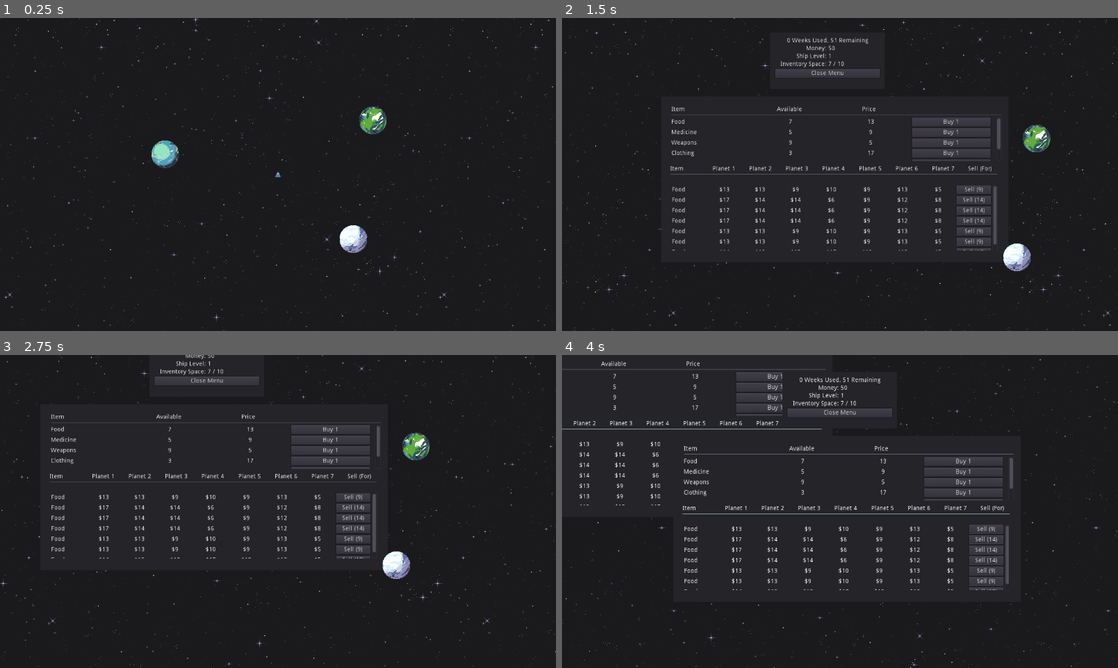
Above: before the commit, frames 1-4 (two rows, left to right).
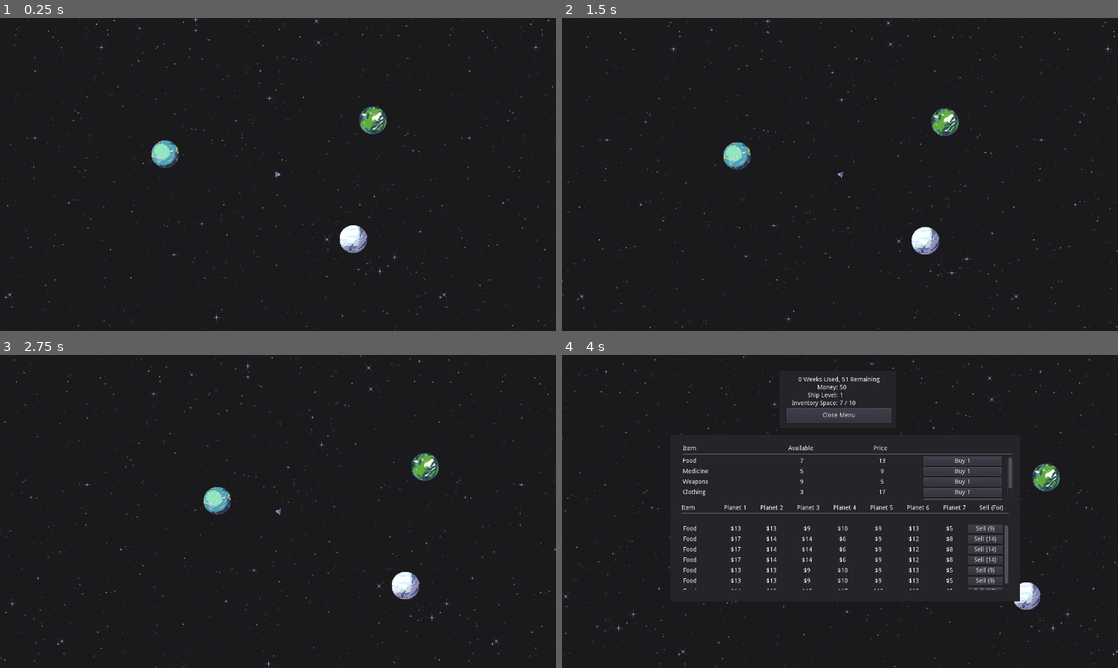
Above: after the commit, the same moments.

Repository: shadowhen/Star-Trader
Game: Godot game, scene res://World.tscn
Same seed, same stepped clock (60 frames per second), same inputs: the game is played once before the commit and once after it.
Inputs (mouse positions are in pixels of both pictures, inside the frame that each line leads up to):
- Up to frame 1 (0.25 s): no input
- Up to frame 2 (1.5 s): tap Enter at 0.5 s; move the mouse to (728, 152) at 0.52 s; press the mouse at (728, 152) at 0.53 s; hold Right (ui_right) 0.53-1.28 s; tap T (trade) at 0.8, 1.35 s; move the mouse to (1012, 133) at 1.27 s; release the mouse at (1012, 133) at 1.28 s; hold Down (ui_down) from 1.28 s (still down)
- Up to frame 3 (2.75 s): click (450, 470) at 1.55 s; move the mouse to (467, 596) at 2.02 s; release Down (ui_down) at 2.03 s; press the mouse at (467, 596) at 2.03 s; hold Right (ui_right) from 2.03 s (still down); tap T (trade) at 2.3 s
- Up to frame 4 (4 s): move the mouse to (812, 574) at 2.77 s; release Right (ui_right) at 2.78 s; release the mouse at (812, 574) at 2.78 s; hold Up (ui_up) 2.78-3.53 s; tap T (trade) at 2.85, 3.8 s; click (812, 574) at 3.05 s; move the mouse to (1006, 558) at 3.52 s; press the mouse at (1006, 558) at 3.53 s; hold Left (ui_left) from 3.53 s (still down)

The runs differ from the first frame. In frame 1, less than 0.1% of the frame differs, in the area x 49-51%, y 48-52%; in frame 2, 7.8%, in the area x 0-100%, y 0-100%; in frame 3, 7.7%; in frame 4, 6.4%.

Commit message:
synced with newer changes

Diff:
--- a/Player.gd
+++ b/Player.gd
@@ -1,17 +1,24 @@
 extends KinematicBody2D
-
-const SPEED = 250.0
 
 export var current_balance : int = 100
 
 var move_pressed = false
+
+var interact_planet = false
+
+# movement variables
+var destination = Vector2()
 var target_position = Vector2()
-var interact_planet = false
+var velocity = Vector2()
+var speed = 0
+var max_speed = 200
+var acceleration = 50
+var is_moving = false
 
 func _ready():
 	var planets = get_tree().get_nodes_in_group("planets")
 	for planet in planets:
-		planet.connect("click_move", self, "_update_target_position")
+		planet.connect("click_move", self, "_update_destination")
 
 	var trades = get_tree().get_nodes_in_group("trade")
 	for trade in trades:
@@ -21,8 +28,29 @@
 	if interact_planet and event.is_action_pressed("trade"):
 		$"../GUI/Trade/".visible = not $"../GUI/Trade/".visible
 
-func _update_target_position(target_position):
-	self.target_position = target_position
+# Updates the ships destination
+func _update_destination(target_position):
+	destination = target_position
+	is_moving = true
+
+# Moves the ship to the target destination at the set speed
+func _physics_process(delta):
+	_movement_loop(delta)
+
+func _movement_loop(delta):
+	if is_moving == false:
+		speed = 0
+	else:
+		speed += acceleration * delta
+		if speed > max_speed:
+			speed = max_speed
+
+	velocity = position.direction_to(destination) * speed
+	look_at(destination)
+	if position.distance_to(destination) > 5:
+		velocity = move_and_slide(velocity)
+	else:
+		is_moving = false
 
 func _conduct_trade(cargo_type, currency, amount):
 	#print("traded %d for %s" % [amount, ItemTrade.get_cargo_str(cargo_type)])
@@ -31,10 +59,26 @@
 	current_balance += currency
 	print("Current balance: %d" % current_balance)
 
-func _physics_process(delta):
-	var direction_vec = target_position - global_position
-	var direction_normal = direction_vec.normalized()
+# This function implements both ship upgrades.
+func _ship_upgrade(current_balance, current_ship_upgrade):
+	# Logic for first upgrade.
+	if current_ship_upgrade == 0:
+		if current_balance < 500:
+			print("You do not have enough credits to redeem your first upgrade. ")
+		else:
+			current_ship_upgrade += 1
+			current_balance = current_balance - 500
+			print("Your ship has been successfully upgraded! ")
 
-	if direction_vec.length() < 5:
-		return
-	move_and_collide(direction_normal * SPEED * delta)
+	# Logic for second upgrade.
+	elif current_ship_upgrade == 1:
+		if current_balance < 3000:
+			print("You do not have enough credits to redeem your second upgrade. ")
+		else:
+			current_ship_upgrade += 1
+			current_balance = current_balance - 3000
+			print("Your ship has been successfully upgraded! ")
+
+	# Fully Upgraded.
+	else:
+		print("Your ship is fully upgraded traveler! ")
--- a/Player.tscn
+++ b/Player.tscn
@@ -15,4 +15,5 @@
 shape = SubResource( 1 )
 
 [node name="Sprite" type="Sprite" parent="."]
+rotation = 1.5708
 texture = ExtResource( 1 )
--- a/Trade.tscn
+++ b/Trade.tscn
@@ -75,7 +75,7 @@
 margin_left = 21.0
 margin_top = 160.0
 margin_right = -25.0
-margin_bottom = 190.0
+margin_bottom = -9.0
 
 [node name="VBoxContainer2" type="VBoxContainer" parent="Sell"]
 margin_right = 754.0
@@ -261,7 +261,8 @@
 [node name="Close" type="Button" parent="ColorRect/Info"]
 margin_top = 72.0
 margin_right = 241.0
-margin_bottom = 92.0
+margin_bottom = 107.0
+rect_min_size = Vector2( 0, 35 )
 size_flags_horizontal = 3
 text = "Close Menu"
 
--- a/World.tscn
+++ b/World.tscn
@@ -21,12 +21,13 @@
 centered = false
 
 [node name="Player" parent="." instance=ExtResource( 1 )]
+z_index = 1
 
 [node name="Camera2D" type="Camera2D" parent="Player"]
 current = true
 
 [node name="Camera" type="Camera2D" parent="."]
-zoom = Vector2( 0.5, 0.5 )
+zoom = Vector2( 2, 2 )
 smoothing_speed = 6.0
 script = ExtResource( 6 )
 move_speed = 200.0
Binary file added: art/player-ship-inventory-1.png
Not shown, added: art/player-ship-inventory-1.png.import
Binary file added: art/player-ship-inventory-2.png
Not shown, added: art/player-ship-inventory-2.png.import
Not shown, added: .gitattributes
Not shown, added: README.md
